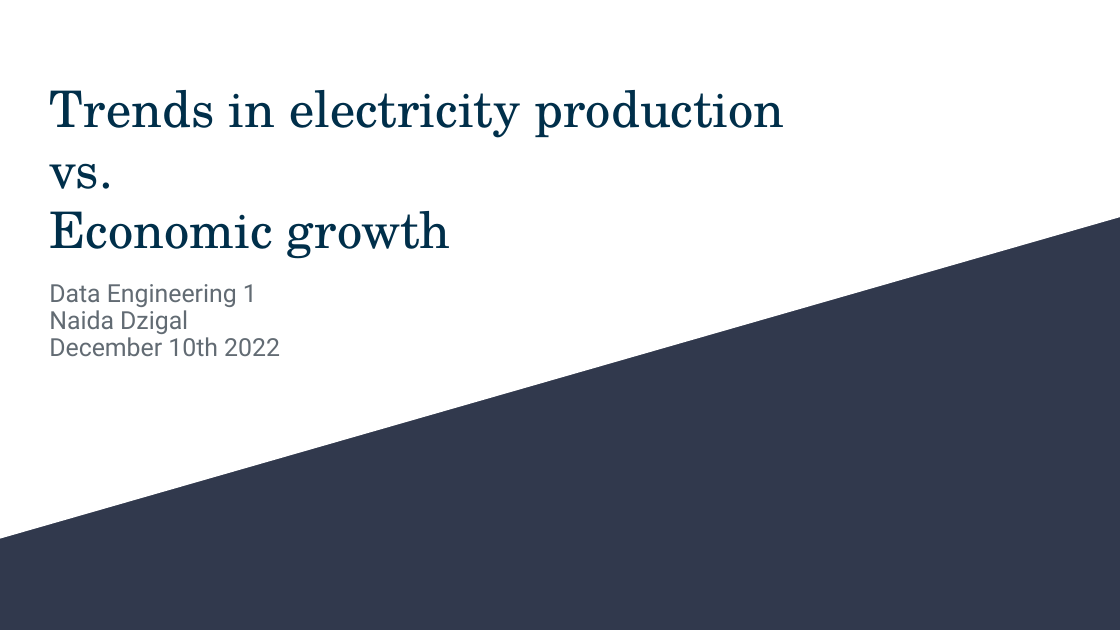
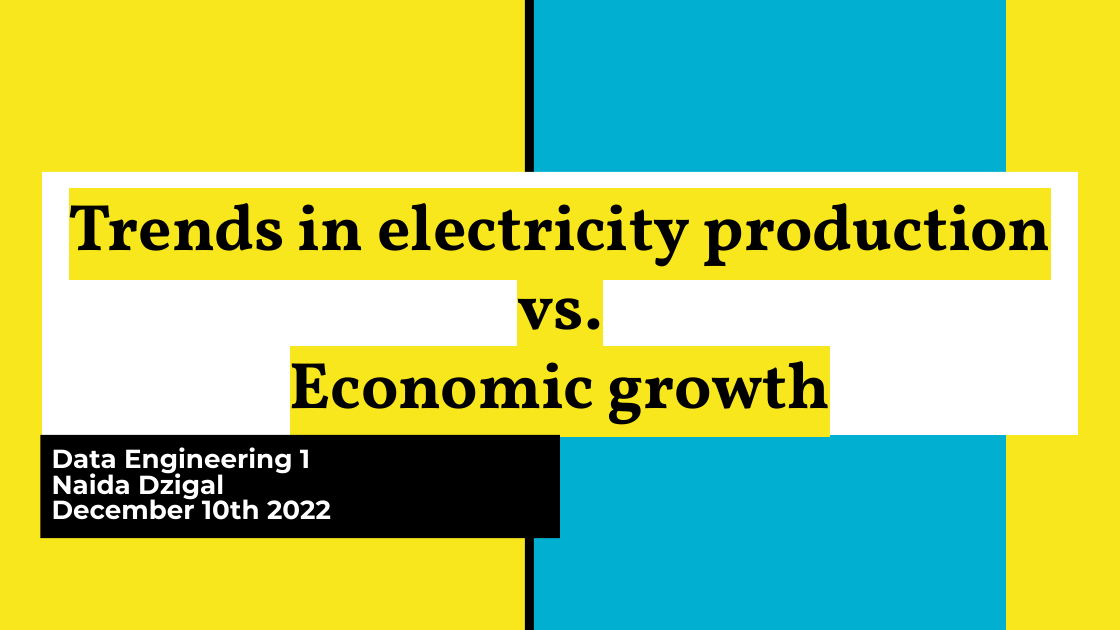
Before and after one commit to Nai-coder/DE1-Term2, a slide deck: slide 1 of Term2/Presentation/Trends in electricity production vs. Economic growth.pptx. Drawn at 1120x630 pixels with LibreOffice and Linux fonts; fonts in the diff are those of the drawing. Boxes give left, top, right and bottom in pixels: in the first picture for what was removed or moved away, otherwise in the second. Text is boxed around its words. In the diff, an @@ line names an element or a change of style, - is before the commit and + after.

```diff
--- a/Term2/Presentation/Trends in electricity production vs. Economic growth.pptx
+++ b/Term2/Presentation/Trends in electricity production vs. Economic growth.pptx
@@ background #31394D to #F8E71C @@
@@ freeform shape removed at (0,0,1120,539) @@
@@ rectangle added at (525,0,534,629), fill #000000 @@
@@ rectangle added at (534,0,1006,629), fill #01AFD1 @@
@@ title "Trends in electricity production": place and size @@
-title "Trends in electricity production" at (49,90,785,259)
+title "Trends in electricity production" at (43,172,1079,436)
@@ title "Trends in electricity production" at (43,172,1079,436): size 32.4 to 42.2 pt, font TeX Gyre Schola to Vollkorn, text colour #002F4A to #000000, highlight none to #F8E71C, bold on; alignment left to centre; vertical alignment top to middle; fill none to #FFFFFF @@
@@ subtitle "Data Engineering 1": place and size @@
-subtitle "Data Engineering 1" at (49,284,280,356)
+subtitle "Data Engineering 1" at (40,435,560,538)
@@ subtitle "Data Engineering 1" at (40,435,560,538): size 16 to 16.8 pt, font Roboto to Montserrat, text colour #626B73 to #FFFFFF, bold on; line spacing 0.9 to 0.8; vertical alignment top to middle; fill none to #000000 @@
```
Also in this commit, not shown: 10 other slides changed, 1 other file.
